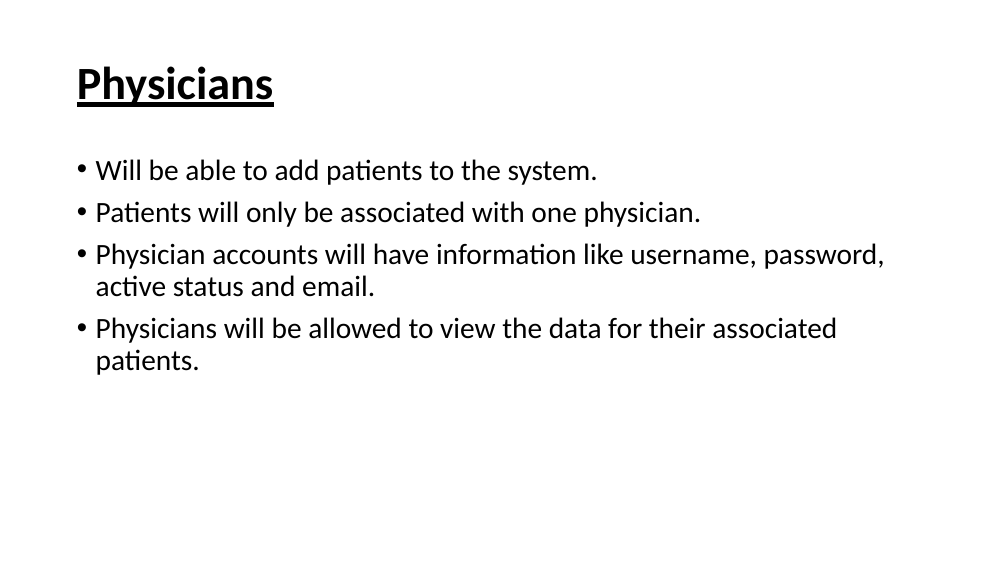
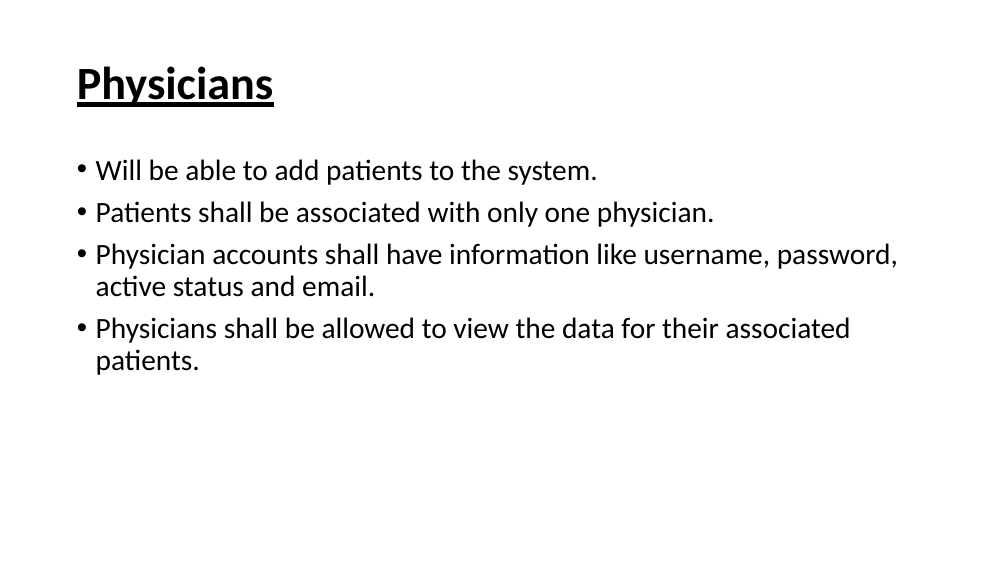
Before and after one commit to trwq63/med656, a slide deck: slide 3 of Misc/Presentation_-_User_Roles.pptx. Drawn at 1008x567 pixels with LibreOffice and Linux fonts; fonts in the diff are those of the drawing. Boxes give left, top, right and bottom in pixels: in the first picture for what was removed or moved away, otherwise in the second. Text is boxed around its words. In the diff, an @@ line names an element or a change of style, - is before the commit and + after.

```diff
--- a/Misc/Presentation_-_User_Roles.pptx
+++ b/Misc/Presentation_-_User_Roles.pptx
@@ text at <box>96,201,898,375</box>: text changed @@
-• Patients will only be associated with one physician.
-• Physician accounts will have information like username, password, active status and email.
-• Physicians will be allowed to view the data for their associated patients.
+• Patients shall be associated with only one physician.
+• Physician accounts shall have information like username, password, active status and email.
+• Physicians shall be allowed to view the data for their associated patients.
```
Also in this commit, not shown: 3 other slides changed.
